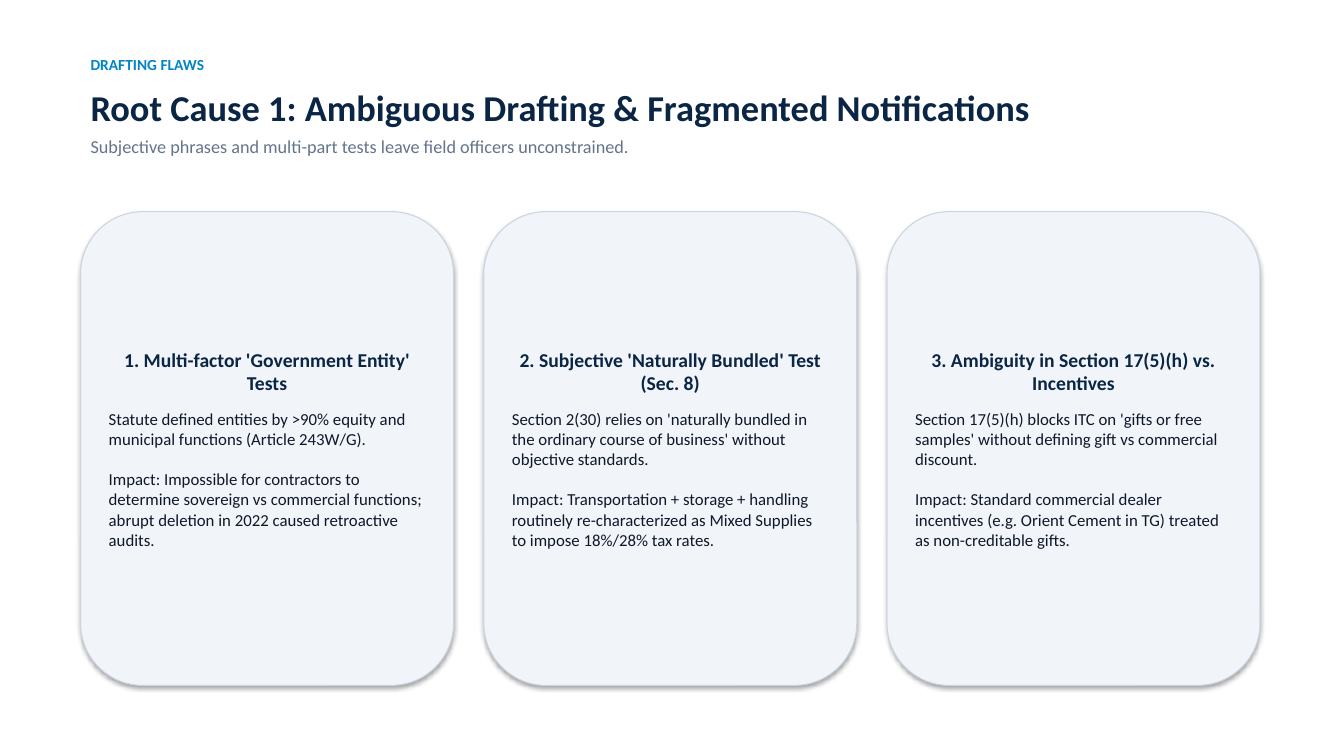
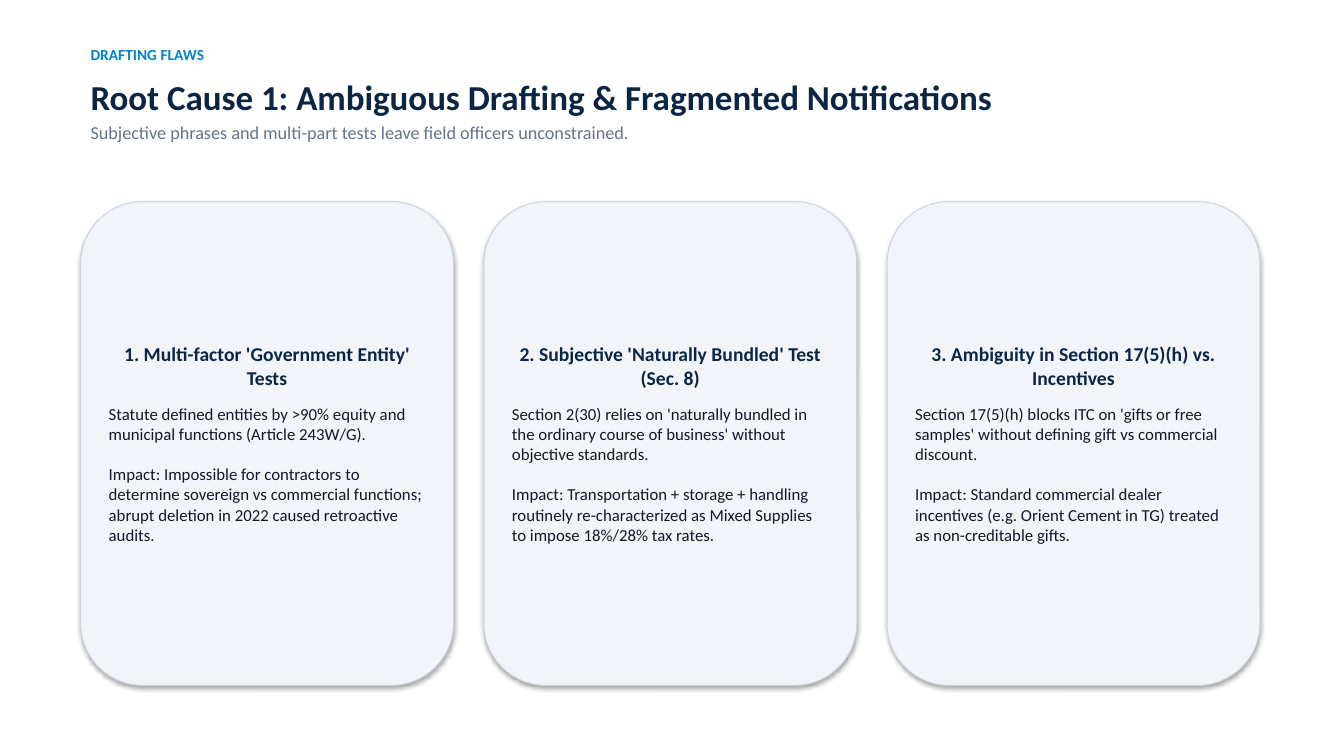
Before and after one commit to vishalquantana/qlaw, a slide deck: slide 5 of docs/GST_Litigation_Causes_Revenue_Secretary.pptx. Drawn at 1344x756 pixels with LibreOffice and Linux fonts; fonts in the diff are those of the drawing. Boxes give left, top, right and bottom in pixels: in the first picture for what was removed or moved away, otherwise in the second. Text is boxed around its words. In the diff, an @@ line names an element or a change of style, - is before the commit and + after.

```diff
--- a/docs/GST_Litigation_Causes_Revenue_Secretary.pptx
+++ b/docs/GST_Litigation_Causes_Revenue_Secretary.pptx
@@ text "DRAFTING FLAWS": place and size @@
-text "DRAFTING FLAWS" at (91,60,205,70)
+text "DRAFTING FLAWS" at (91,50,205,60)
@@ text "Root Cause 1: Ambiguous Drafting ...": place and size @@
-text "Root Cause 1: Ambiguous Drafting ..." at (91,95,1030,156)
+text "Root Cause 1: Ambiguous Drafting ..." at (91,85,992,142)
@@ text "Root Cause 1: Ambiguous Drafting ..." at (91,85,992,142): size 26 to 25 pt in "Root Cause 1: Ambiguous Drafting & Fragmented ..."; less space between paragraphs @@
@@ rounded rectangle "1. Multi-factor 'Government Entity' Tests": place and size @@
-rounded rectangle "1. Multi-factor 'Government Entity' Tests" at (81,212,454,686)
+rounded rectangle "1. Multi-factor 'Government Entity' Tests" at (81,202,454,686)
@@ rounded rectangle "2. Subjective 'Naturally Bundled' Test ...": place and size @@
-rounded rectangle "2. Subjective 'Naturally Bundled' Test ..." at (484,212,857,686)
+rounded rectangle "2. Subjective 'Naturally Bundled' Test ..." at (484,202,857,686)
@@ rounded rectangle "3. Ambiguity in Section 17(5)(h) ...": place and size @@
-rounded rectangle "3. Ambiguity in Section 17(5)(h) ..." at (887,212,1260,686)
+rounded rectangle "3. Ambiguity in Section 17(5)(h) ..." at (887,202,1260,686)
```
Also in this commit, not shown: 9 other slides changed, 2 slides added, 6 other files.
